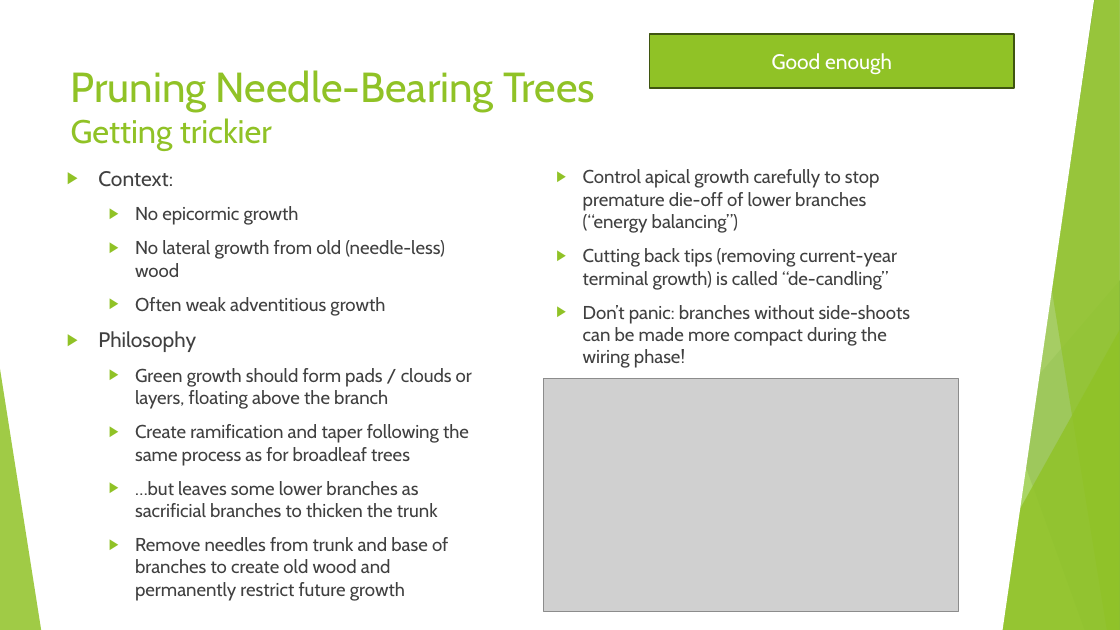
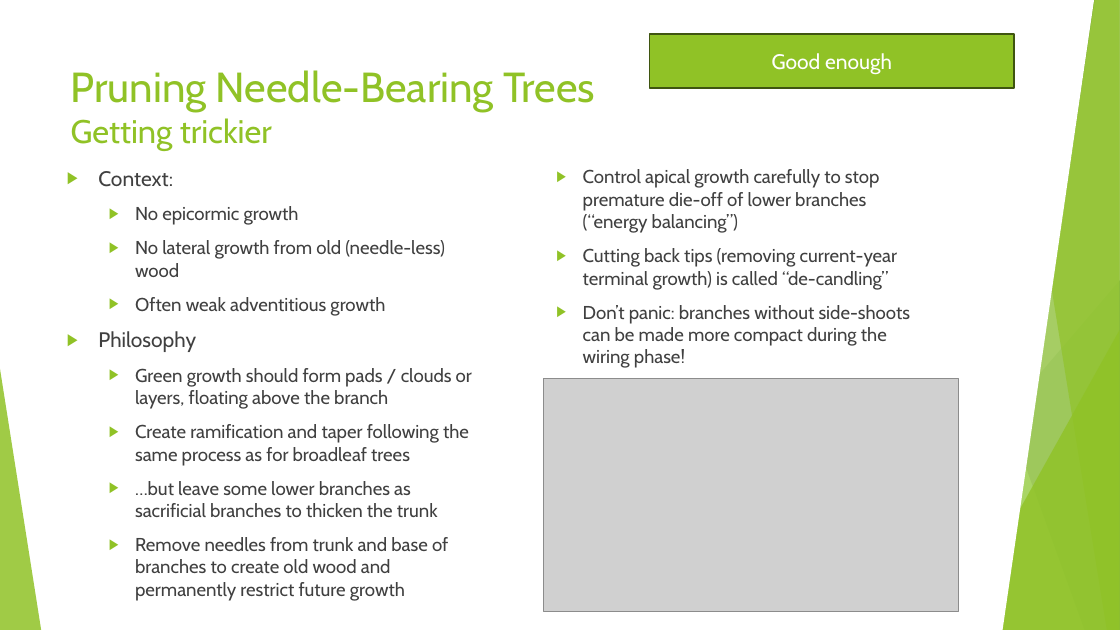
Before and after one commit to AlexLabram/Bonsai, a slide deck: slide 24 of Courseware/Bonsai On A Budget (running).pptx. Drawn at 1120x630 pixels with LibreOffice and Linux fonts; fonts in the diff are those of the drawing; grey boxes stand for pictures. Boxes give left, top, right and bottom in pixels: in the first picture for what was removed or moved away, otherwise in the second. Text is boxed around its words. In the diff, an @@ line names an element or a change of style, - is before the commit and + after.

Commit message:
Populated spiky/scaly pruning slide with first-pass content & diagram

```diff
--- a/Courseware/Bonsai On A Budget (running).pptx
+++ b/Courseware/Bonsai On A Budget (running).pptx
@@ text at bbox=[135, 481, 438, 517]: text changed @@
-  ▶ …but leaves some lower branches as sacrificial branches to thicken the trunk
+  ▶ …but leave some lower branches as sacrificial branches to thicken the trunk
```
Also in this commit, not shown: 3 other slides changed.
